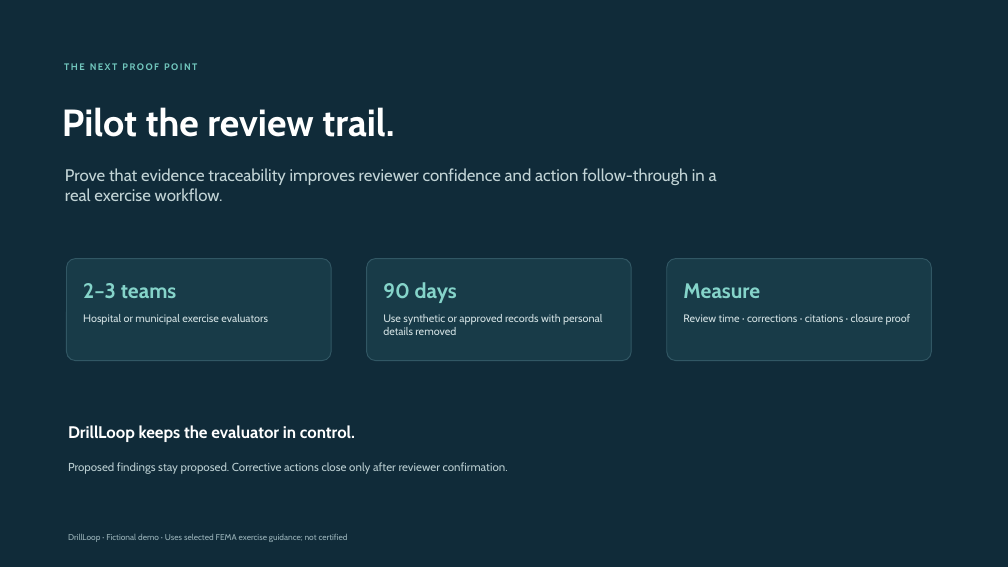
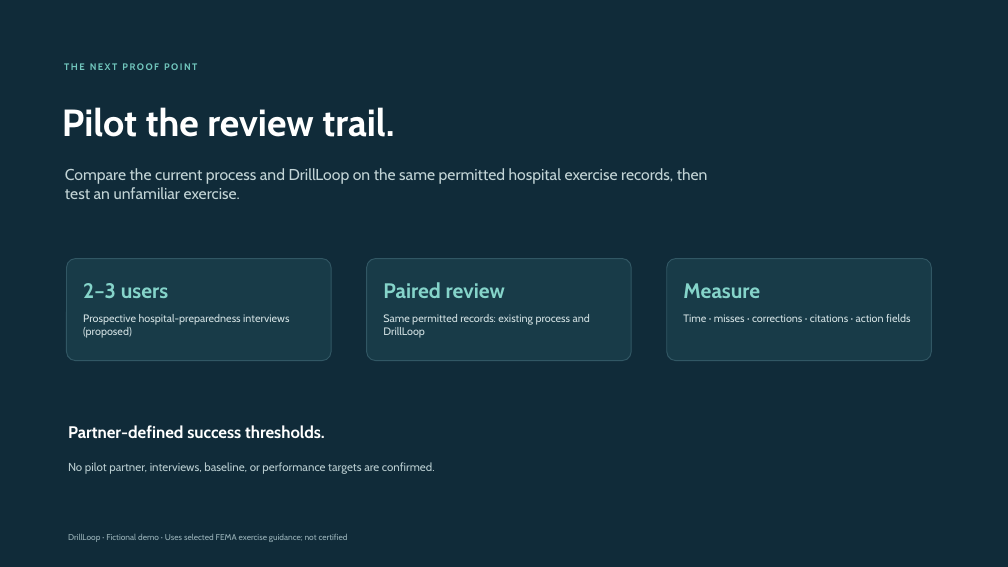
Before and after one commit to deepeshaiml/DrillLoop, a slide deck: slide 13 of DrillLoop_Pitch_Deck.pptx. Drawn at 1008x567 pixels with LibreOffice and Linux fonts; fonts in the diff are those of the drawing. Boxes give left, top, right and bottom in pixels: in the first picture for what was removed or moved away, otherwise in the second. Text is boxed around its words. In the diff, an @@ line names an element or a change of style, - is before the commit and + after.

Commit message:
Align Eureka materials with reviewer feedback

```diff
--- a/DrillLoop_Pitch_Deck.pptx
+++ b/DrillLoop_Pitch_Deck.pptx
@@ text at box(65, 168, 708, 199): text changed; size 16 to 15 pt @@
-Prove that evidence traceability improves reviewer confidence and action follow-through in a real exercise workflow.
+Compare the current process and DrillLoop on the same permitted hospital exercise records, then test an unfamiliar exercise.
@@ text at box(83, 283, 168, 298): text changed @@
-2–3 teams
+2–3 users
@@ text at box(383, 282, 505, 298): text changed @@
-90 days
+Paired review
@@ text at box(83, 314, 289, 338): text changed @@
-Hospital or municipal exercise evaluators
+Prospective hospital-preparedness interviews (proposed)
@@ text at box(383, 314, 590, 338): text changed @@
-Use synthetic or approved records with personal details removed
+Same permitted records: existing process and DrillLoop
@@ text at box(683, 314, 910, 322): text changed @@
-Review time · corrections · citations · closure proof
+Time · misses · corrections · citations · action fields
@@ text at box(68, 425, 325, 438): text changed @@
-DrillLoop keeps the evaluator in control.
+Partner-defined success thresholds.
@@ text at box(68, 462, 435, 474): text changed @@
-Proposed findings stay proposed. Corrective actions close only after reviewer confirmation.
+No pilot partner, interviews, baseline, or performance targets are confirmed.
```
Also in this commit, not shown: 3 other slides changed, 2 slides added, 2 slides removed, 14 other files.
